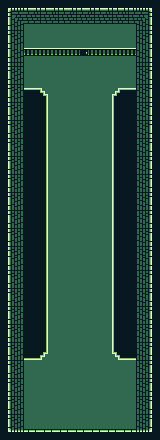
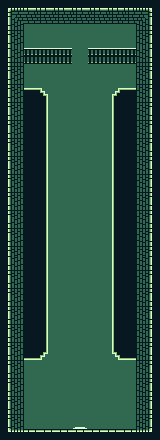
Layered file, before and after one edit (160 × 440). Changes by layer:
painted on "Layer 7" over [24, 48, 136, 64]
painted on "Layer 4" over [73, 427, 87, 429]
